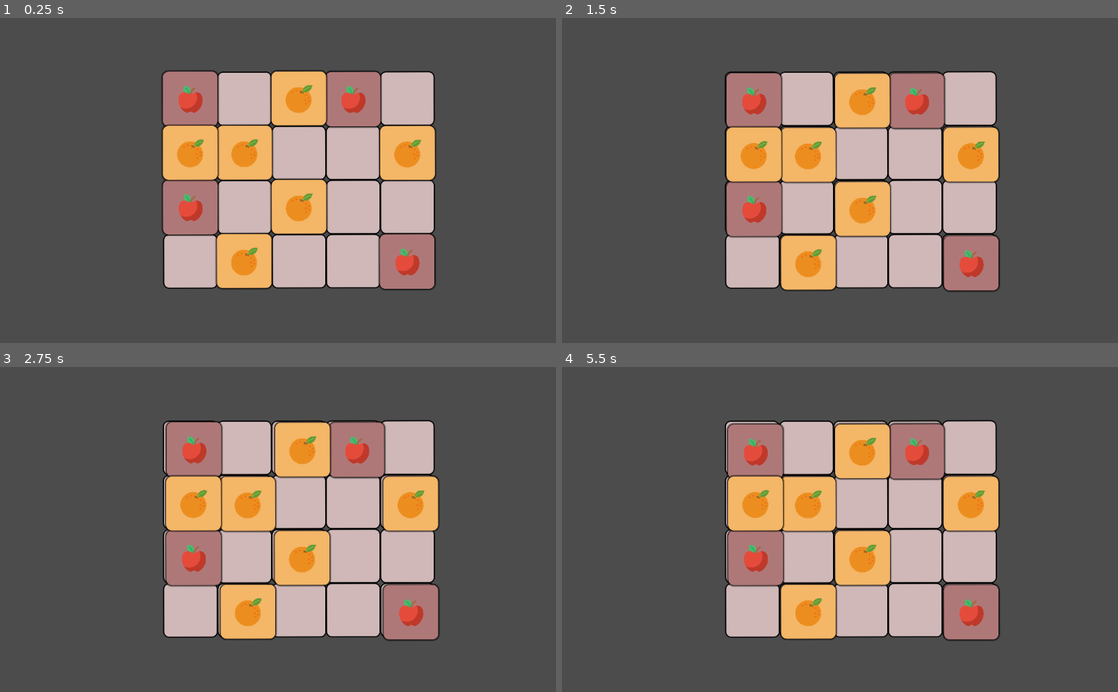
Above: before the commit, frames 1-4 (two rows, left to right).
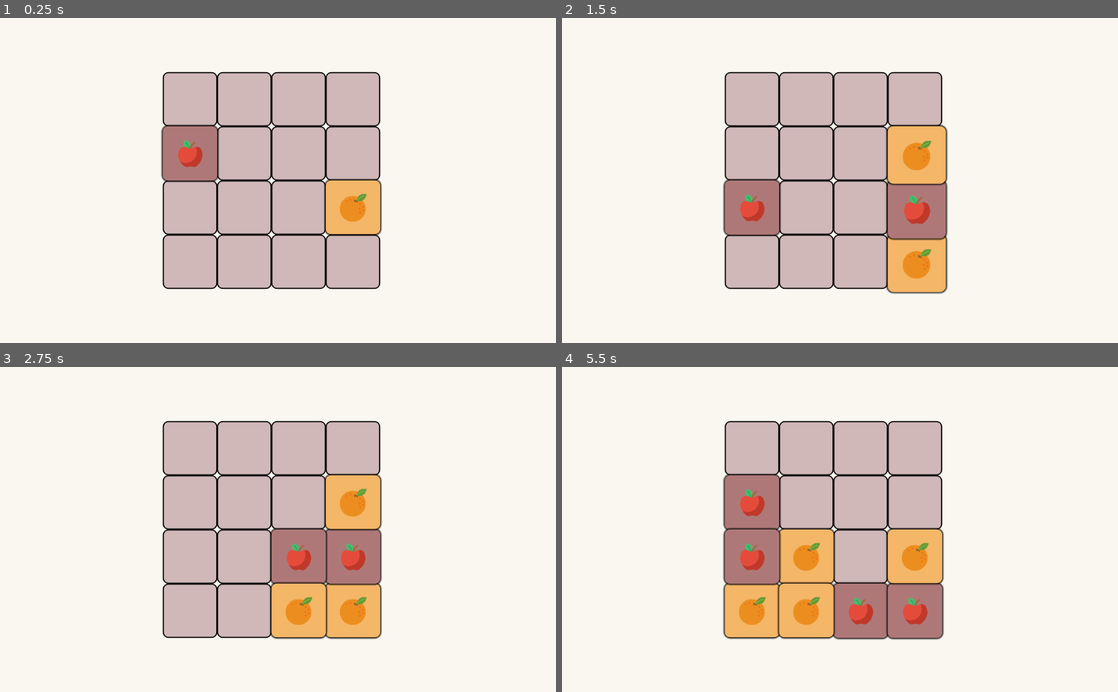
Above: after the commit, the same moments.

Repository: Unmeshme/task4
Game: Godot game, scene res://src/LevelManager.tscn
The game is run twice, just before and just after one commit, with the same random seed, the same clock (stepped at 60 frames per second) and the same inputs.
Inputs:
- Up to frame 1 (0.25 s): no input
- Up to frame 2 (1.5 s): tap Enter at 0.5 s; hold D (right) 0.53-1.28 s; tap Space at 1.25 s; hold S (down) from 1.28 s (still down)
- Up to frame 3 (2.75 s): tap Enter at 2 s; release S (down) at 2.03 s; hold D (right) from 2.03 s (still down)
- Up to frame 4 (5.5 s): tap Space at 2.75, 4.25 s; release D (right) at 2.78 s; hold W (up) 2.78-3.53 s; tap Enter at 3.5 s; hold A (left) 3.53-5.03 s; hold S (down) from 5.03 s (still down)

The runs differ from the first frame. In frame 1, 90% of the frame differs, in the area x 0-100%, y 0-100%; in frame 2, 91%; in frame 3, 94%; in frame 4, 93%.

Commit message:
feat(update): Added animation and movement of the items

Diff:
--- a/project.godot
+++ b/project.godot
@@ -17,11 +17,17 @@
 "base": "Resource",
 "class": "LevelData",
 "language": "GDScript",
-"path": "res://src/level_data.gd"
+"path": "res://resource/level_data.gd"
+}, {
+"base": "Resource",
+"class": "LevelItems",
+"language": "GDScript",
+"path": "res://resource/level_items.gd"
 } ]
 _global_script_class_icons={
 "GameDeliveryItem": "",
-"LevelData": ""
+"LevelData": "",
+"LevelItems": ""
 }
 
 [application]
--- /dev/null
+++ b/resource/DefaultItemList.tres
@@ -0,0 +1,9 @@
+[gd_resource type="Resource" load_steps=4 format=2]
+
+[ext_resource path="res://src/apple.tscn" type="PackedScene" id=1]
+[ext_resource path="res://src/orange.tscn" type="PackedScene" id=2]
+[ext_resource path="res://resource/level_items.gd" type="Script" id=3]
+
+[resource]
+script = ExtResource( 3 )
+level_items = [ ExtResource( 1 ), ExtResource( 2 ) ]
--- a/resource/Level1.tres
+++ b/resource/Level1.tres
@@ -1,16 +1,13 @@
-[gd_resource type="Resource" load_steps=5 format=2]
+[gd_resource type="Resource" load_steps=3 format=2]
 
-[ext_resource path="res://src/level_data.gd" type="Script" id=1]
-[ext_resource path="res://src/apple.tscn" type="PackedScene" id=2]
-[ext_resource path="res://src/orange.tscn" type="PackedScene" id=3]
+[ext_resource path="res://resource/level_data.gd" type="Script" id=1]
 [ext_resource path="res://resource/Level2.tres" type="Resource" id=4]
 
 [resource]
 script = ExtResource( 1 )
 level_name = "lv1"
 time_limit = 60
-column_size = 5
+column_size = 4
 row_size = 4
 total_delivery = 20
-level_items = [ ExtResource( 2 ), ExtResource( 3 ) ]
 next_level = ExtResource( 4 )
--- a/resource/Level2.tres
+++ b/resource/Level2.tres
@@ -1,8 +1,6 @@
-[gd_resource type="Resource" load_steps=4 format=2]
+[gd_resource type="Resource" load_steps=2 format=2]
 
-[ext_resource path="res://src/level_data.gd" type="Script" id=1]
-[ext_resource path="res://src/apple.tscn" type="PackedScene" id=2]
-[ext_resource path="res://src/orange.tscn" type="PackedScene" id=3]
+[ext_resource path="res://resource/level_data.gd" type="Script" id=1]
 
 [resource]
 script = ExtResource( 1 )
@@ -11,4 +9,3 @@
 column_size = 5
 row_size = 4
 total_delivery = 15
-level_items = [ ExtResource( 2 ), ExtResource( 3 ) ]
--- a/src/level_data.gd
+++ b/resource/level_data.gd
@@ -9,5 +9,4 @@
 export var row_size: int
 export var total_delivery: int
 
-export (Array, PackedScene) var level_items: Array = []
 export var next_level: Resource
--- /dev/null
+++ b/resource/level_items.gd
@@ -0,0 +1,6 @@
+extends Resource
+
+
+class_name LevelItems
+
+export (Array, PackedScene) var level_items: Array = []
--- /dev/null
+++ b/src/AudioManager.gd
@@ -0,0 +1,10 @@
+extends Node
+
+
+enum Type {
+	NON_POSITIONAL,
+	POSITIONAL_2D,
+}
+
+func play(_p_type: int, _p_parent: Node, _p_stream: AudioStream, _p_volume_db: float = 0.0, _p_pitch_scale: float = 1.0) -> void:
+	pass
--- a/src/BoardState.gd
+++ b/src/BoardState.gd
@@ -1,3 +1,175 @@
-extends Node
+extends Control
+
+
+
+export var board_items: Resource
+
 
 var occupied: Dictionary = {}
+var empty_grid: Array = []
+var is_animating: bool = false
+var buffered_input: Vector2 = Vector2.ZERO
+
+var scaled_value: Vector2 = Vector2(1.1, 1.1)
+
+func _ready() -> void:
+	randomize()
+
+
+func initialize_grid(p_width: int, p_height: int) -> void:
+	empty_grid.clear()
+	for m_i in range(p_width):
+		for m_j in range(p_height):
+			empty_grid.append(Vector2(m_i, m_j))
+
+
+
+#and also spawning the items
+func spawn_item(p_count: int = 1) -> void:
+	if empty_grid.empty():
+		return
+
+	for _i in range(p_count):
+		var m_item_scene: PackedScene = board_items.level_items[randi() % board_items.level_items.size()]
+		var m_item: Control = m_item_scene.instance() as Control
+		m_item.rect_scale = Vector2.ZERO
+		add_child(m_item)
+		var m_random_grid_val: Vector2 = get_random_free_cell()
+		m_item.rect_global_position = Globals.convert_grid_to_global(m_random_grid_val)
+		occupied[m_random_grid_val] = m_item
+		m_item.spawn_animation()
+
+
+func get_random_free_cell() -> Vector2:
+	if empty_grid.empty():
+		return Vector2(-1,-1)
+	var m_random_index: int = randi() % empty_grid.size()
+	var m_cell: Vector2 = empty_grid[m_random_index]
+	empty_grid.remove(m_random_index)
+	return m_cell
+
+
+#poll input
+func _unhandled_input(p_event: InputEvent) -> void:
+	var m_dir: Vector2 = Vector2.ZERO
+
+	if p_event.is_action_pressed("up"):
+		m_dir = Vector2.UP
+	if p_event.is_action_pressed("down"):
+		m_dir = Vector2.DOWN
+	if p_event.is_action_pressed("left"):
+		m_dir = Vector2.LEFT
+	if p_event.is_action_pressed("right"):
+		m_dir = Vector2.RIGHT
+
+	if m_dir != Vector2.ZERO:
+		if is_animating:
+			buffered_input = m_dir
+			move_items(buffered_input)
+		else:
+			move_items(m_dir)
+
+
+#will be responsible for making the moves
+func move_items(p_move: Vector2) -> void:
+	if occupied.empty():
+		return
+
+	is_animating = true
+	#get a row/ column according to the move_direction:
+	var m_move: Vector2 = p_move
+
+	var m_cells_to_process: Array = []
+
+
+	if m_move == Vector2.LEFT or m_move == Vector2.RIGHT:
+		for m_y in range(Globals.grid_height):
+			m_cells_to_process.append_array(get_row_data(m_y, m_move))
+	else:
+		for m_x in range(Globals.grid_width):
+			m_cells_to_process.append_array(get_column_data(m_x, m_move))
+
+	for m_cell in m_cells_to_process:
+		var m_item: Control = occupied[m_cell]
+		var m_target: Vector2 = m_cell
+
+		while true:
+			var m_next: Vector2 = m_target + p_move
+			if empty_grid.has(m_next) and not occupied.has(m_next):
+				m_target = m_next
+			else:
+				break
+
+		if m_target != m_cell:
+			occupied.erase(m_cell)
+			occupied[m_target] = m_item
+			empty_grid.append(m_cell)
+			empty_grid.erase(m_target)
+			var m_world_pos: Vector2 = Globals.convert_grid_to_global(m_target)
+
+			var m_animation_tween: SceneTreeTween = get_tree().create_tween()
+			m_animation_tween.set_parallel(true)
+			m_animation_tween.tween_property(
+			 m_item,
+			"rect_global_position",
+			m_world_pos,
+			0.15
+			)
+
+			var m_scale_tween: SceneTreeTween = get_tree().create_tween()
+
+			m_scale_tween.tween_property(
+				m_item,
+				"rect_scale",
+				scaled_value,
+				0.15
+			)
+
+			m_scale_tween.tween_property(
+				m_item,
+				"rect_scale",
+				Vector2.ONE,
+				0.15
+			)
+	#yield(animation_tween, "tween_completed")
+	spawn_item()
+	is_animating = false
+
+
+
+func get_row_data(p_row_index:int , p_dir: Vector2) -> Array:
+	var m_x_position: Array = []
+
+	for m_cell in occupied.keys():
+		if m_cell.y == p_row_index:
+			m_x_position.append(int(m_cell.x))
+
+	m_x_position.sort()
+
+	if p_dir == Vector2.RIGHT:
+		m_x_position.invert()
+
+	var m_sorted_cells: Array = []
+	for m_x in m_x_position:
+		m_sorted_cells.append(Vector2(m_x, p_row_index))
+
+	return m_sorted_cells
+
+
+func get_column_data(p_column_index: int, p_dir: Vector2) -> Array:
+	var m_y_position: Array = []
+
+	for m_cell in occupied.keys():
+		if m_cell.x == p_column_index:
+			m_y_position.append(int(m_cell.y))
+
+	m_y_position.sort()
+
+	if p_dir == Vector2.DOWN:
+		m_y_position.invert()
+
+	var m_sorted_cells: Array = []
+	for m_y in m_y_position:
+		m_sorted_cells.append(Vector2(p_column_index, m_y))
+
+	return m_sorted_cells
--- /dev/null
+++ b/src/BoardState.tscn
@@ -0,0 +1,8 @@
+[gd_scene load_steps=3 format=2]
+
+[ext_resource path="res://src/BoardState.gd" type="Script" id=1]
+[ext_resource path="res://resource/DefaultItemList.tres" type="Resource" id=2]
+
+[node name="BoardState" type="Control"]
+script = ExtResource( 1 )
+board_items = ExtResource( 2 )
--- a/src/LevelManager.tscn
+++ b/src/LevelManager.tscn
@@ -1,12 +1,17 @@
-[gd_scene load_steps=4 format=2]
+[gd_scene load_steps=6 format=2]
 
 [ext_resource path="res://resource/Level1.tres" type="Resource" id=1]
 [ext_resource path="res://src/level_manager.gd" type="Script" id=2]
 [ext_resource path="res://src/game_map.tscn" type="PackedScene" id=3]
+[ext_resource path="res://src/BoardState.tscn" type="PackedScene" id=4]
+[ext_resource path="res://src/game-background.tscn" type="PackedScene" id=5]
 
-[node name="LevelManager" type="Node2D"]
-rotation = -0.00172985
+[node name="LevelManager" type="Control"]
 script = ExtResource( 2 )
 level_info = ExtResource( 1 )
 
+[node name="game-background" parent="." instance=ExtResource( 5 )]
+
 [node name="game_map" parent="." instance=ExtResource( 3 )]
+
+[node name="BoardState" parent="." instance=ExtResource( 4 )]
--- a/src/apple.gd
+++ b/src/apple.gd
@@ -3,3 +3,7 @@
 
 func _set_id() -> void:
 	my_id = ITEM_ID.ITEM_APPLE
+
+
+func _ready() -> void:
+	_set_id()
--- a/src/game-background.tscn
+++ b/src/game-background.tscn
@@ -3,8 +3,12 @@
 [node name="game-background" type="Control"]
 anchor_right = 1.0
 anchor_bottom = 1.0
+rect_min_size = Vector2( 1024, 600 )
 
 [node name="ColorRect" type="ColorRect" parent="."]
 anchor_right = 1.0
 anchor_bottom = 1.0
 color = Color( 0.980392, 0.972549, 0.941176, 1 )
+__meta__ = {
+"_edit_use_anchors_": true
+}
--- a/src/game_item.gd
+++ b/src/game_item.gd
@@ -6,7 +6,8 @@
 
 
 var movement_tween: Tween
-
+var scaled_value: Vector2 = Vector2(1.1, 1.1)
+var scaled_down: Vector2 = Vector2(0.9, 0.9)
 
 enum ITEM_ID{
 	ITEM_APPLE = 0,
@@ -14,53 +15,40 @@
 }
 
 var my_id: int
+#position inside the grid
+#var curr_position: Vector2
 
 func _ready() -> void:
-	#assign min and max size plus step size it can move.
-	movement_tween = Tween.new()
-	add_child(movement_tween)
+	#start_idle_pulse()
+	pass
 
 
-func _process(_p_delta: float) -> void:
-	var move_vector: Vector2 = Vector2.ZERO
-	if Input.is_action_just_pressed("up"):
-		move_vector = Vector2(0, -1)
-	if Input.is_action_just_pressed("down"):
-		move_vector = Vector2(0, 1)
-	if Input.is_action_just_pressed("left"):
-		move_vector = Vector2(-1, 0)
-	if Input.is_action_just_pressed("right"):
-		move_vector = Vector2(1, 0)
-	_make_move(move_vector)
+func start_idle_pulse() -> void:
+	rect_pivot_offset = rect_size / 2.0
+	var m_pulse_tween: SceneTreeTween = get_tree().create_tween()
+
+	m_pulse_tween.set_loops()
+
+	#scale out sequence
+	m_pulse_tween.tween_property(
+		self,
+		"rect_scale",
+		scaled_value,
+		.2
+	).set_trans(Tween.TRANS_SINE).set_ease(Tween.EASE_IN_OUT)
+
+	m_pulse_tween.tween_property(
+		self,
+		"rect_scale",
+		Vector2.ONE,
+		.2
+	).set_trans(Tween.TRANS_SINE).set_ease(Tween.EASE_IN_OUT)
 
 
+func spawn_animation() -> void:
+	rect_pivot_offset = rect_size / 2.0
+	var m_scale_tween : SceneTreeTween = get_tree().create_tween()
 
-func _make_move(p_move_vector: Vector2) -> void:
-	#this should produce the correct move vector
-	var m_target_position :Vector2 = rect_global_position + p_move_vector * 100
+	m_scale_tween.tween_property(self, "rect_scale", scaled_value, 0.1).set_trans(Tween.TRANS_SINE).set_ease(Tween.EASE_IN_OUT)
 
-	m_target_position.x = clamp(
-		m_target_position.x,
-		Globals.rect_pos.x,
-		Globals.max_width
-	)
-
-	m_target_position.y = clamp(
-		m_target_position.y,
-		Globals.rect_pos.y,
-		Globals.max_height
-	)
-
-	movement_tween.interpolate_property(
-		self,
-		"rect_global_position",
-		rect_global_position,
-		m_target_position,
-		.5,
-		Tween.TRANS_LINEAR,
-		Tween.EASE_IN_OUT
-	)
-	movement_tween.start()
-
-func _set_id() -> void:
-	pass
+	m_scale_tween.tween_property(self, "rect_scale", Vector2.ONE, 0.1).set_trans(Tween.TRANS_SINE).set_ease(Tween.EASE_OUT_IN)
--- a/src/game_map.gd
+++ b/src/game_map.gd
@@ -13,9 +13,9 @@
 func _get_rect_position() -> Vector2:
 	return rect_global_position
 
-func draw_map_background() -> void:
-	columns = Globals.grid_width
-	var m_rows: int = Globals.grid_height
+func draw_map_background(p_columns: int, p_width: int) -> void:
+	columns = p_columns
+	var m_rows: int = p_width
 
 	for _i in range(columns * m_rows):
 		var m_instance: Control = DEFAULT_SQUARE.instance()
--- a/src/globals.gd
+++ b/src/globals.gd
@@ -3,8 +3,6 @@
 
 #rect pos is also the (0,0) <- min value corner
 var rect_pos: Vector2
-var max_height: int
-var max_width: int
 var grid_width: int
 var grid_height: int
 
@@ -13,5 +11,7 @@
 
 
 func convert_grid_to_global(p_position: Vector2) -> Vector2:
-	#TODO: put a check to see if its out of bond if so choose the first square or -1,-1
-	return Globals.rect_pos + RECT_WIDTH * p_position
+	return rect_pos + RECT_WIDTH * p_position
+
+#func convert_global_to_grid(p_position: Vector2) -> Vector2:
+#	return Vector2(-1,-1)
--- a/src/level_manager.gd
+++ b/src/level_manager.gd
@@ -1,63 +1,38 @@
-extends Node
+extends Control
 
 
 export var level_info: Resource
-# Called when the node enters the scene tree for the first time.
+
+
+onready var grid: GridContainer = $game_map
+onready var board: Node = $BoardState
+
+var empty_list: Array = []
 
 
 
-onready var map: GridContainer = $game_map
-
-#keep a virtual grid that keeps track of occupied squares and avoids it when spawing
-#new delivery Items
-
-var empty_list: Array = []
 func _ready():
-
-	#this only assigns now LevelManager should also generate the levels
-	#as for generation of levels, it should also move to the next level when
-	#Level is completed
-	randomize()
-	Globals.grid_width = level_info.column_size
-	Globals.grid_height = level_info.row_size
-	#Globals.move_size = RECT_WIDTH
-	Globals.rect_pos = map.rect_global_position
-	Globals.max_width = int(Globals.rect_pos.x + Globals.RECT_WIDTH * Globals.grid_width)
-	Globals.max_height = int(Globals.rect_pos.y + Globals.RECT_WIDTH * Globals.grid_height)
-
-	#TODO: create a initialize level function and put this code there
-	initialize_grid(Globals.grid_width, Globals.grid_height)
-	map.draw_map_background()
-	spawn_delivery_item(10)
+	setup_level()
 
 
 
+func setup_level() -> void:
+	setup_globals()
+	grid.draw_map_background(level_info.column_size, level_info.row_size)
+	board.initialize_grid(level_info.column_size, level_info.row_size)
+	board.spawn_item(2)
 
 
-
-#okay spawning works so, thats perfect
-func spawn_delivery_item(p_count: int = 1) ->void:
-	for _i in range(p_count):
-		var m_item_scene: PackedScene = level_info.level_items[randi() % level_info.level_items.size()]
-		var m_item: Control = m_item_scene.instance() as Control
-		add_child(m_item)
-		m_item.rect_global_position = Globals.convert_grid_to_global(get_random_free_cell())
+func load_next_level() -> bool:
+	return false
 
 
-func initialize_grid(p_width: int, p_height: int) -> void:
-	empty_list.clear()
-	for m_i in range(p_width):
-		for m_j in range(p_height):
-			empty_list.append(Vector2(m_i, m_j))
+#rightnow for interval working of the globals functions we need this
+func setup_globals() -> void:
+	Globals.grid_width = level_info.column_size
+	Globals.grid_height = level_info.row_size
+	Globals.rect_pos = grid.rect_global_position
 
 
-#in here or in spawn delivery also update the current_board_state
-func get_random_free_cell() -> Vector2:
-	if empty_list.empty():
-		return Vector2(-1,-1) #game over situation
-
-	var m_random_index: int = randi() % empty_list.size()
-	#remove the current index from the array and return the index
-	var m_cell: Vector2 = empty_list[m_random_index]
-	empty_list.remove(m_random_index)
-	return m_cell
+func setup_next_level() -> void:
+	pass
--- a/src/orange.gd
+++ b/src/orange.gd
@@ -3,3 +3,6 @@
 
 func _set_id() -> void:
 	my_id = ITEM_ID.ITEM_ORANGE
+
+func _ready() -> void:
+	_set_id()
